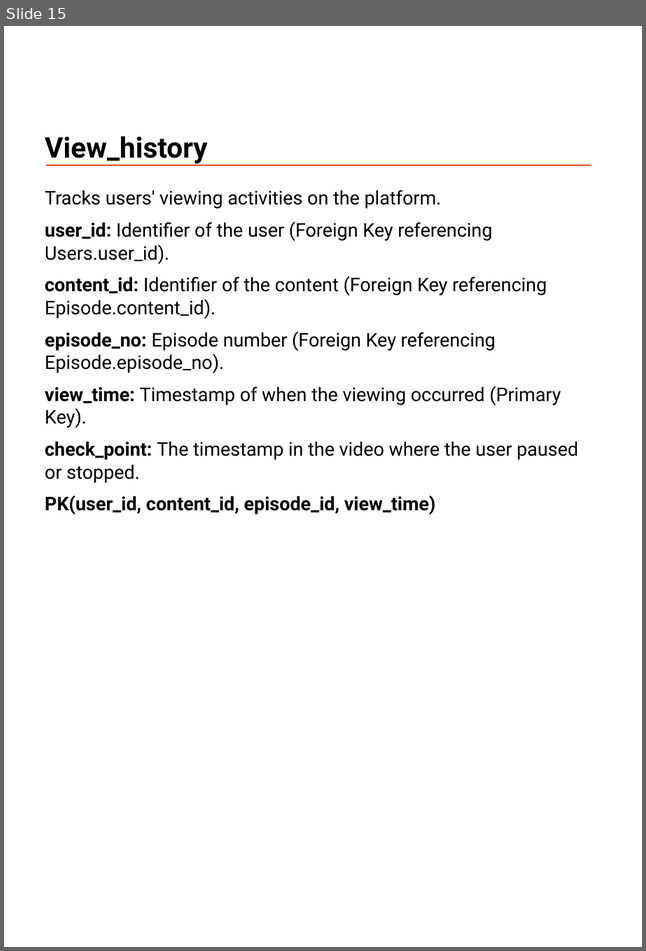
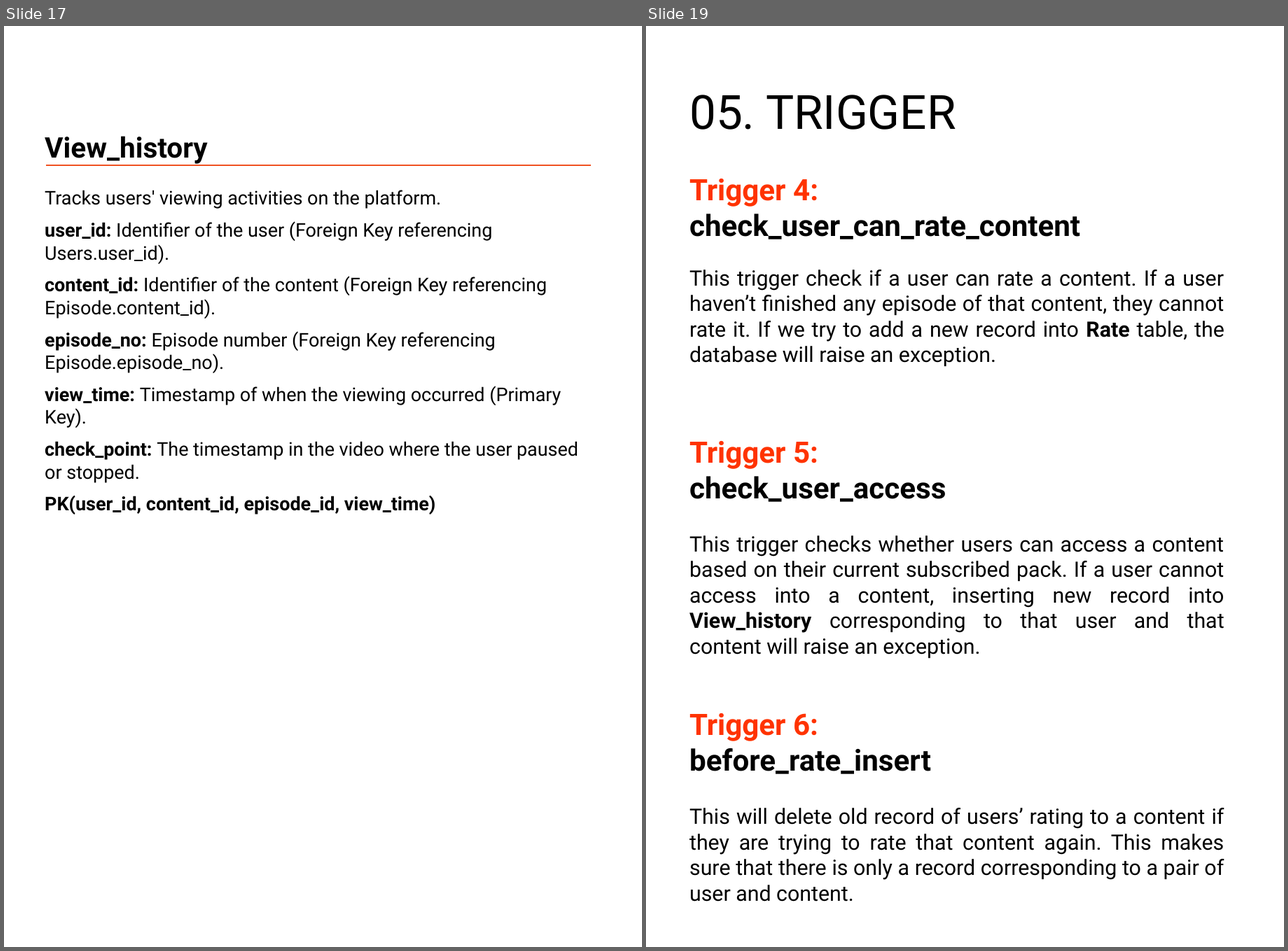
Before and after one commit to mtrung12/Movie_streaming_db, a slide deck: movie_stream_report.pptx. Shown side by side, each under a label of ours: slide 15 before the commit, slides 17 and 19 after it; the slides between them are not shown. The pictures are 646x951 and 1288x951 pixels, drawn with LibreOffice and Linux fonts; fonts in the diff are those of the drawing. Boxes give left, top, right and bottom in pixels: in the first picture for what was removed or moved away, otherwise in the second. Text is boxed around its words. In the diff, an @@ line names an element or a change of style, - is before the commit and + after.

```diff
--- a/movie_stream_report.pptx
+++ b/movie_stream_report.pptx
@@ slide 19 added at bbox=[646, 26, 1284, 947], background #FFFFFF @@
@@ text added at bbox=[689, 95, 956, 130], 40 pt, text #000000 @@
+05. TRIGGER
@@ text added at bbox=[689, 179, 1080, 240], 25 pt, text #000000, bold @@
+Trigger 4:
+check_user_can_rate_content
@@ text added at bbox=[689, 270, 1224, 367], 18 pt, text #000000 @@
+This trigger check if a user can rate a content. If a user haven’t finished any episode of that content, they cannot rate it. If we try to add a new record into Rate table, the database will raise an exception.
@@ text added at bbox=[689, 441, 946, 502], 25 pt, text #000000, bold @@
+Trigger 5:
+check_user_access
@@ text added at bbox=[689, 536, 1224, 659], 18 pt, text #000000 @@
+This trigger checks whether users can access a content based on their current subscribed pack. If a user cannot access into a content, inserting new record into View_history corresponding to that user and that content will raise an exception.
@@ text added at bbox=[689, 713, 931, 774], 25 pt, text #000000, bold @@
+Trigger 6:
+before_rate_insert
@@ text added at bbox=[689, 808, 1224, 902], 18 pt, text #000000 @@
+This will delete old record of users’ rating to a content if they are trying to rate that content again. This makes sure that there is only a record corresponding to a pair of user and content.
@@ what was slide 15 is now slide 17 @@
```
Also in this commit, not shown: 2 slides changed, 11 other slides added, 5 slides removed.
